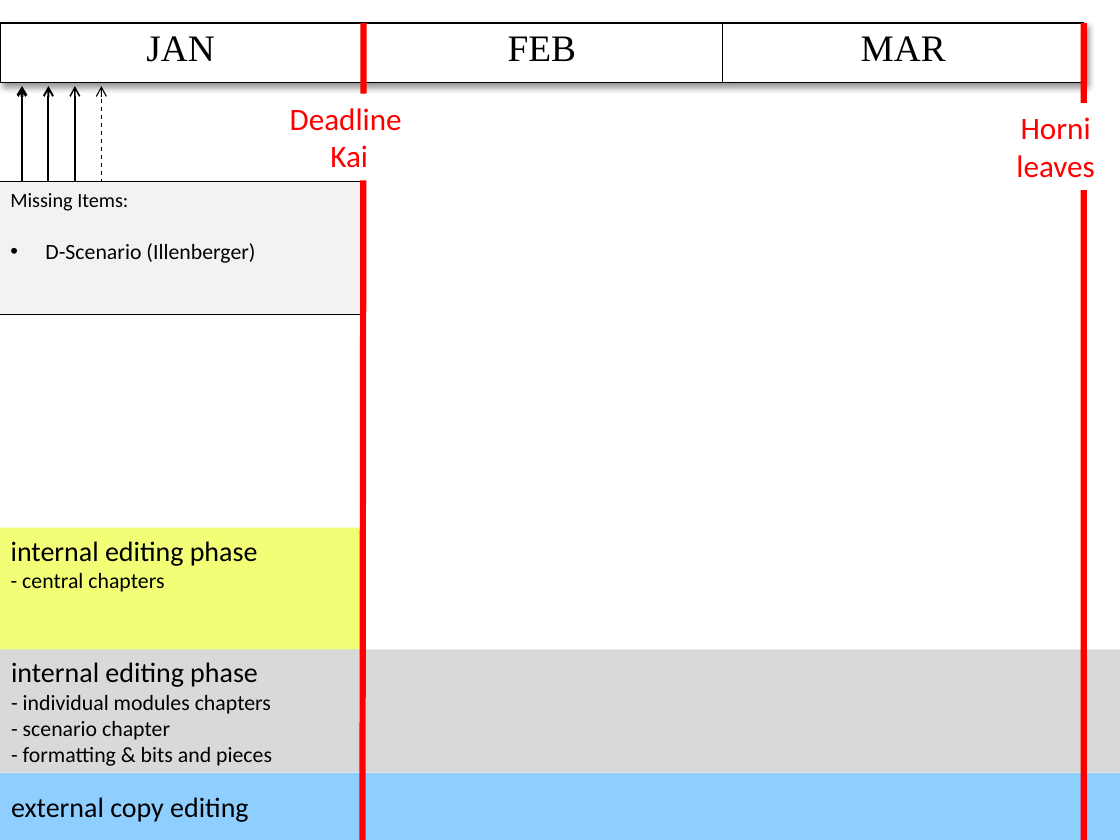
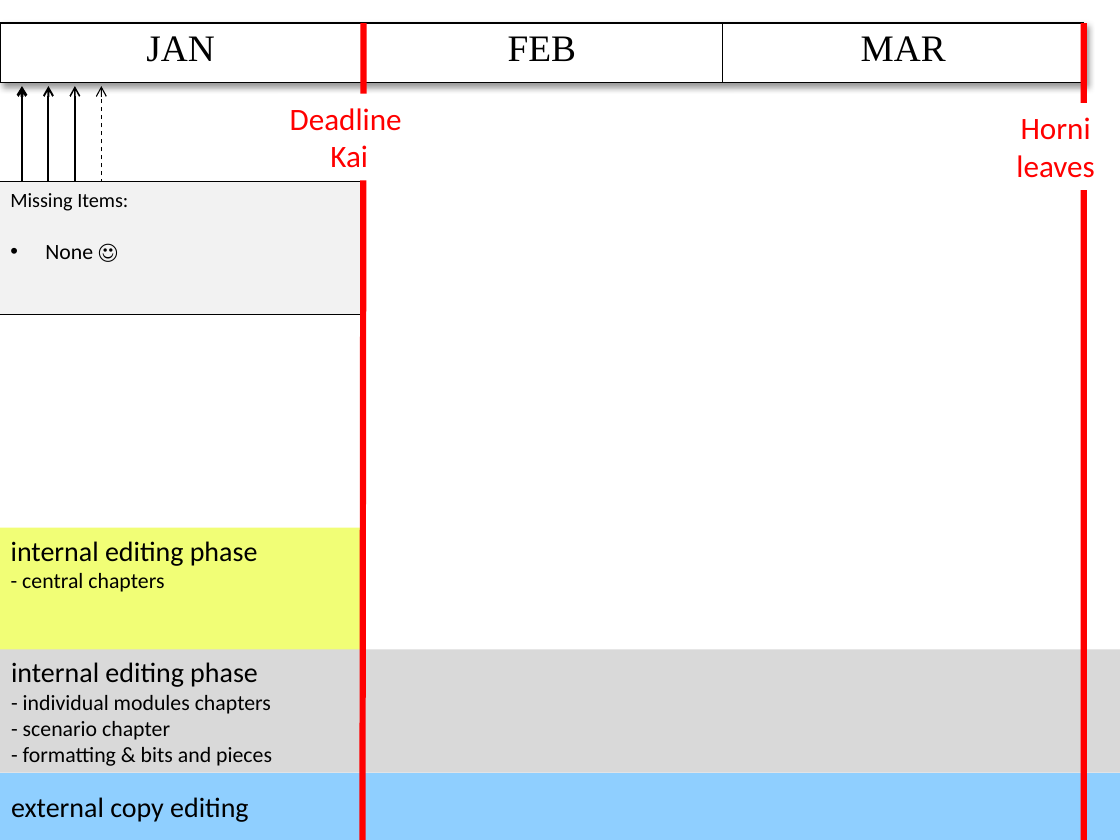
Before and after one commit to sashigurram/book, a slide deck: slide 1 of admin/timeline.pptx. Drawn at 1120x840 pixels with LibreOffice and Linux fonts; fonts in the diff are those of the drawing. Boxes give left, top, right and bottom in pixels: in the first picture for what was removed or moved away, otherwise in the second. Text is boxed around its words. In the diff, an @@ line names an element or a change of style, - is before the commit and + after.

```diff
--- a/admin/timeline.pptx
+++ b/admin/timeline.pptx
@@ text in rectangle at <box>45,245,93,259</box>: text changed @@
-• D-Scenario (Illenberger)
+• None ☺
```
